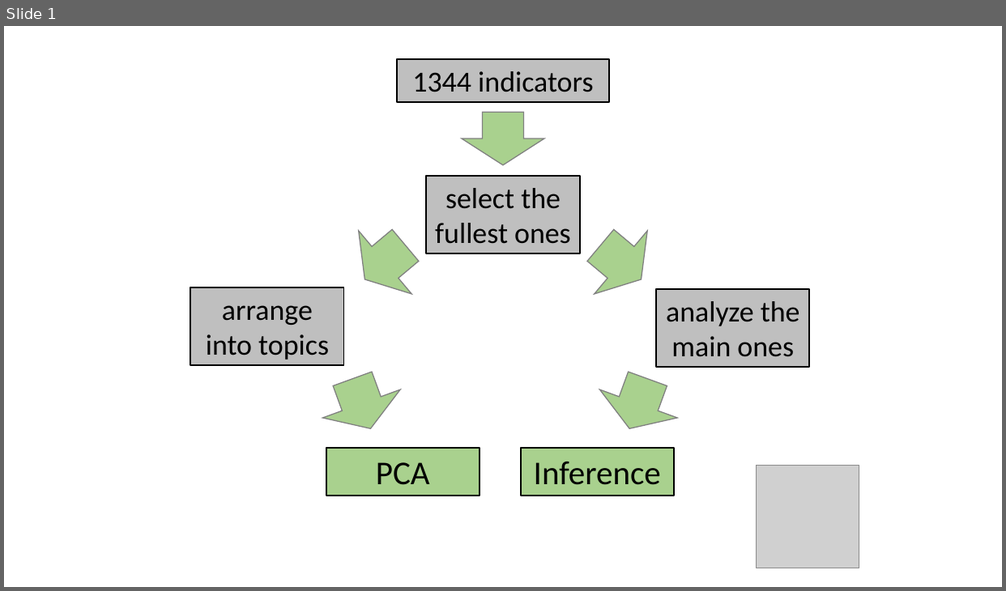
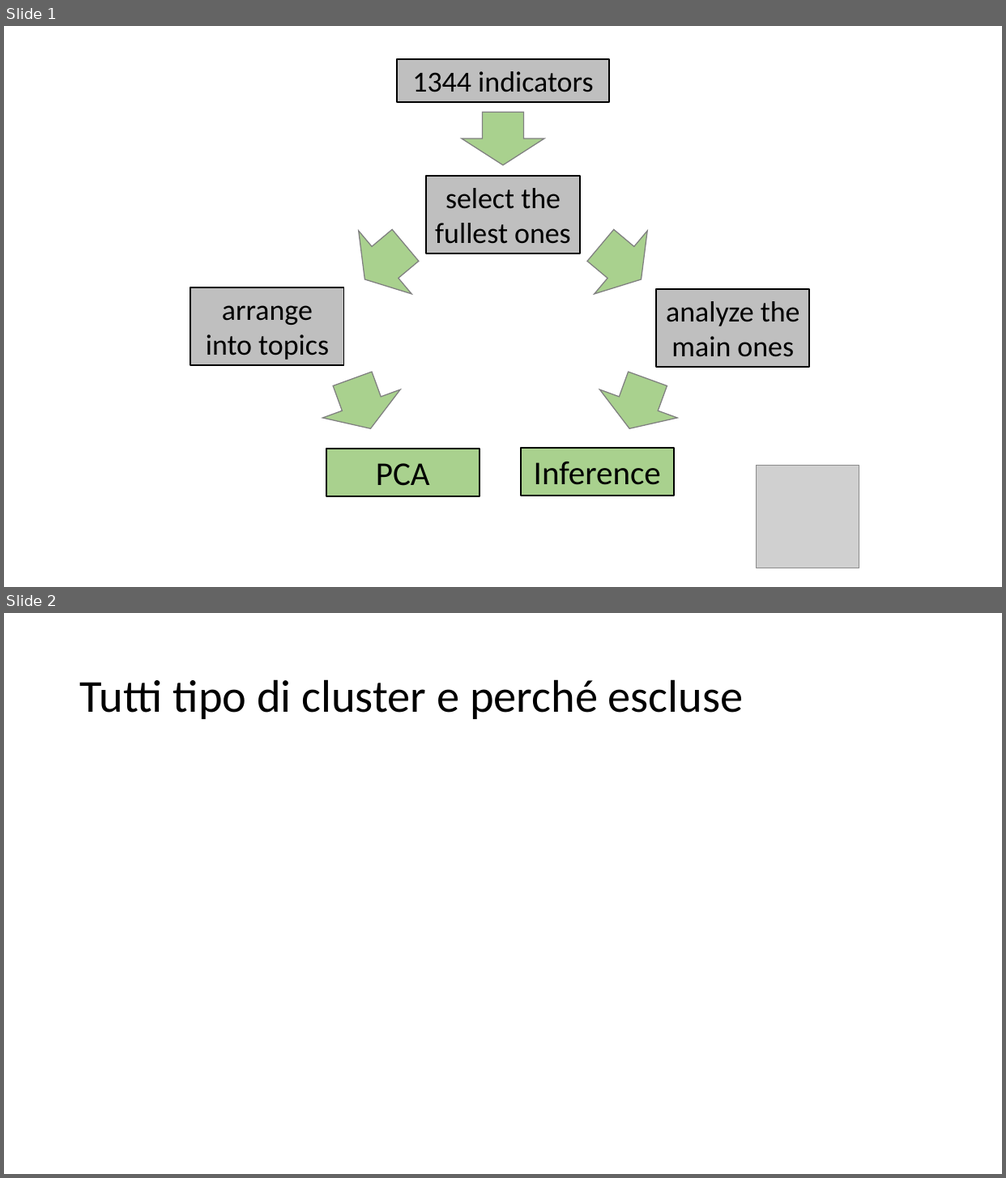
Before and after one commit to skiamu/StatApp_test, a slide deck: AAA-Final presentation/PresentazioneMowy.pptx. Shown one above the other, each under a label of ours: slide 1 before the commit, slides 1 and 2 after it. The pictures are 1006x591 and 1006x1178 pixels, drawn with LibreOffice and Linux fonts; fonts in the diff are those of the drawing; grey boxes stand for pictures. Boxes give left, top, right and bottom in pixels: in the first picture for what was removed or moved away, otherwise in the second. Text is boxed around its words. In the diff, an @@ line names an element or a change of style, - is before the commit and + after.

```diff
--- a/AAA-Final presentation/PresentazioneMowy.pptx
+++ b/AAA-Final presentation/PresentazioneMowy.pptx
@@ slide 2 added at [4, 613, 1002, 1174], background #FFFFFF @@
@@ title added at [80, 679, 744, 719], 44 pt, text #000000 @@
+Tutti tipo di cluster e perché escluse
```
Also in this commit, not shown: 3 slides changed, 1 other slide added, 9 other files.
